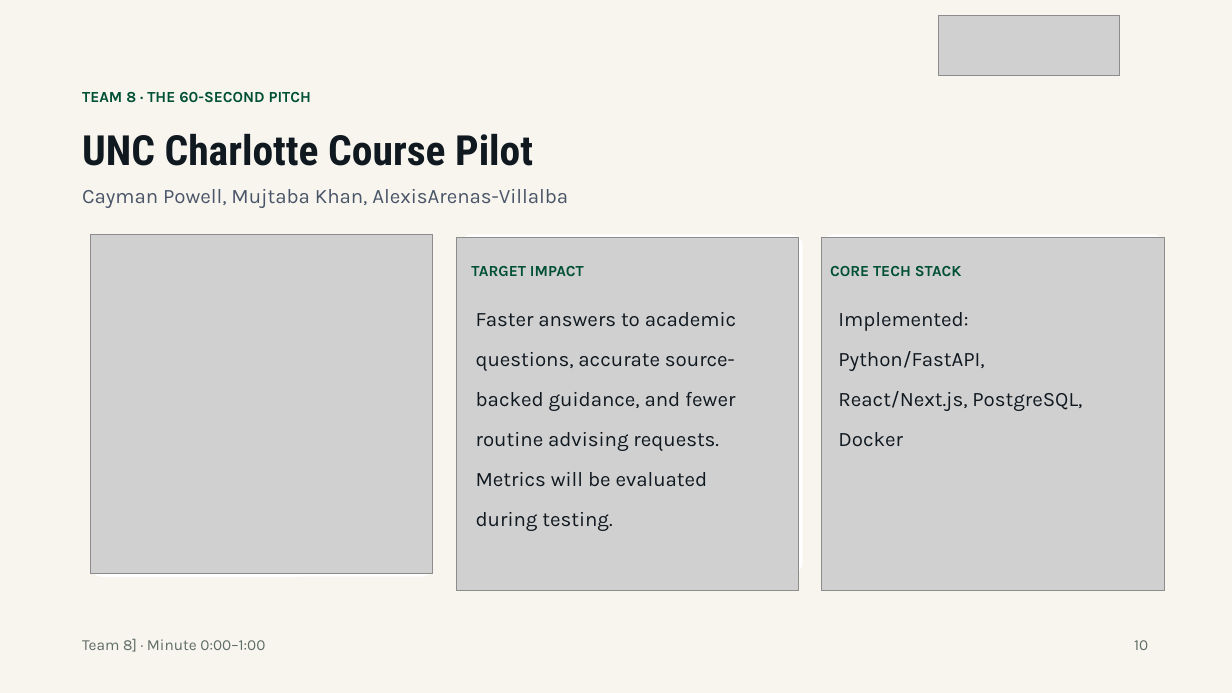
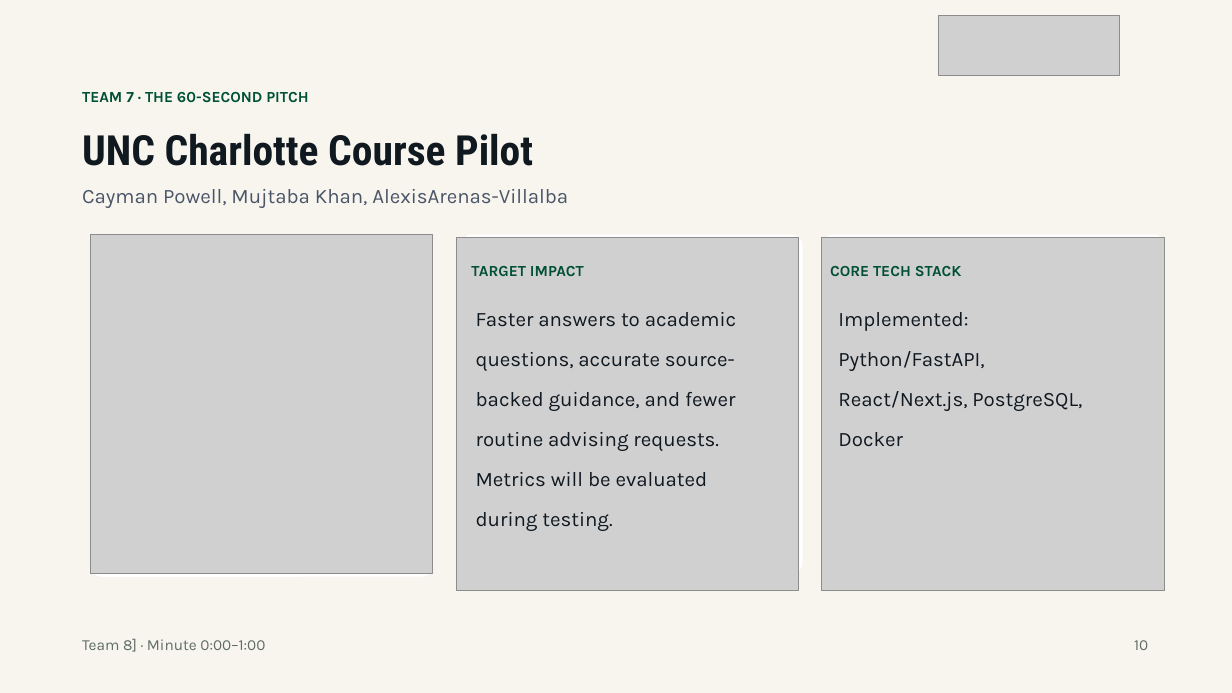
Before and after one commit to qcheng1-prog/ai-db-cloud-showcase-2026f, a slide deck: slide 1 of teams/course-pilot/team7.pptx. Drawn at 1232x693 pixels with LibreOffice and Linux fonts; fonts in the diff are those of the drawing; grey boxes stand for pictures. Boxes give left, top, right and bottom in pixels: in the first picture for what was removed or moved away, otherwise in the second. Text is boxed around its words. In the diff, an @@ line names an element or a change of style, - is before the commit and + after.

```diff
--- a/teams/course-pilot/team7.pptx
+++ b/teams/course-pilot/team7.pptx
@@ text at bbox=[82, 92, 308, 103]: text changed @@
-TEAM 8 · THE 60-SECOND PITCH
+TEAM 7 · THE 60-SECOND PITCH
```
Also in this commit, not shown: 1 other slide changed, 32 other files.
